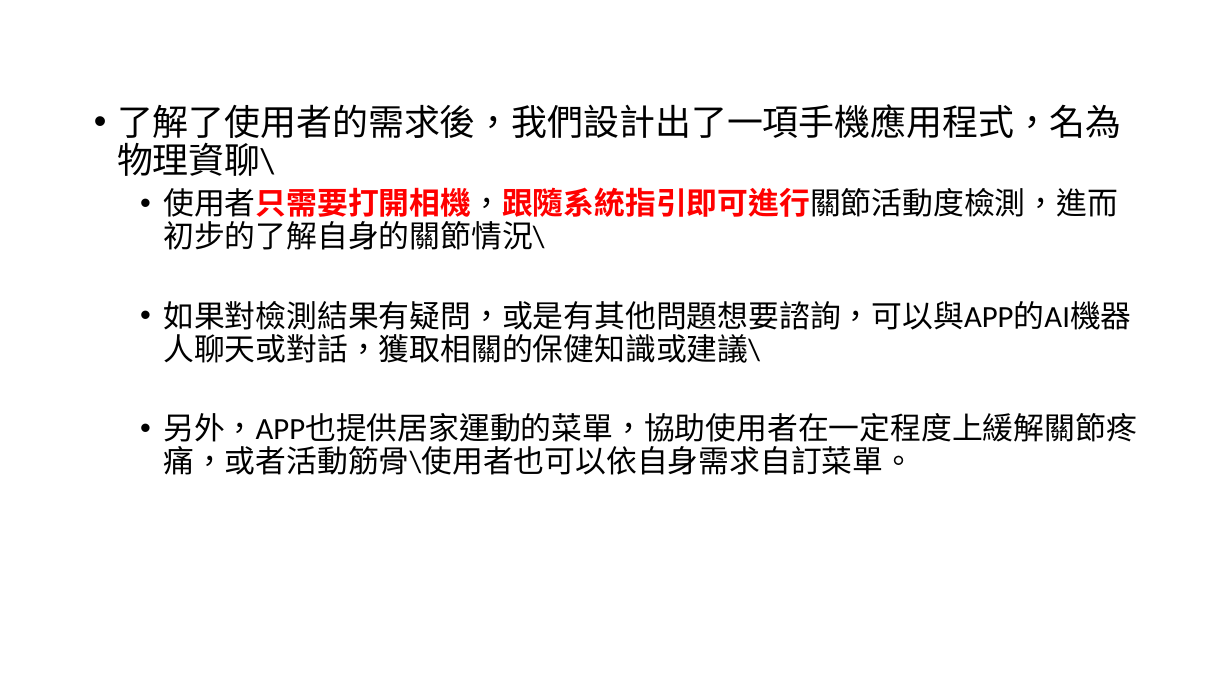
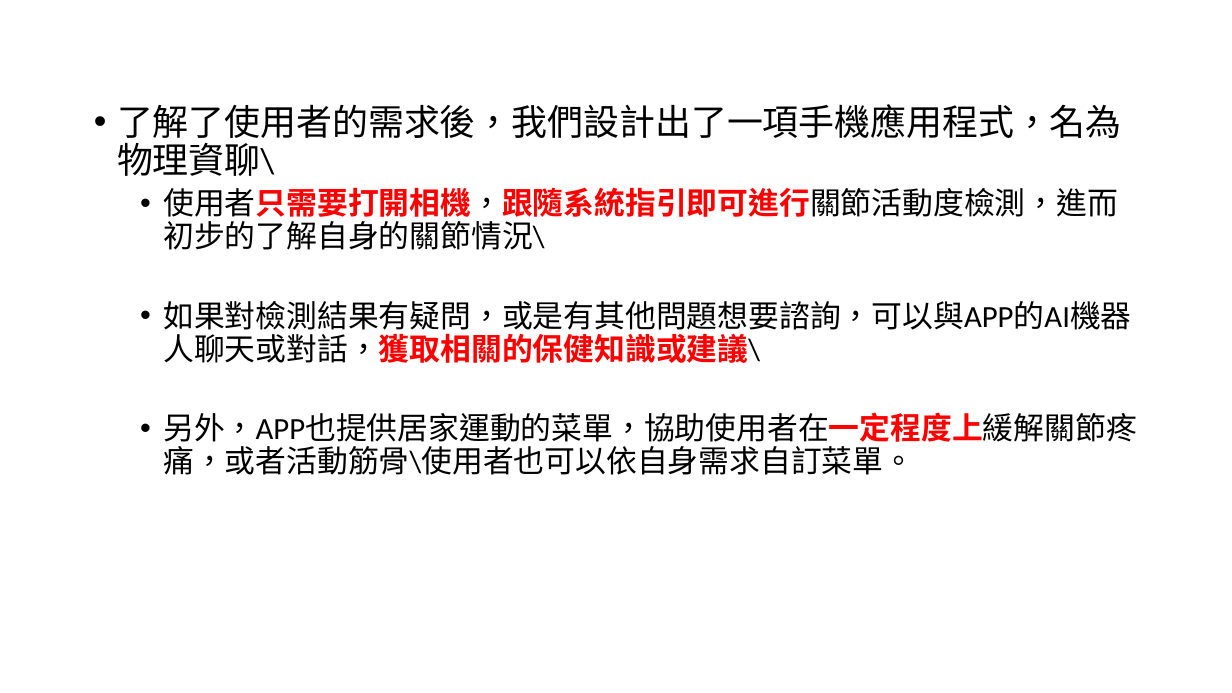
Before and after one commit to michaelchen1225/-, a slide deck: slide 10 of 整合/報告/要點.pptx. Drawn at 1232x693 pixels with LibreOffice and Linux fonts; fonts in the diff are those of the drawing. Boxes give left, top, right and bottom in pixels: in the first picture for what was removed or moved away, otherwise in the second. Text is boxed around its words. In the diff, an @@ line names an element or a change of style, - is before the commit and + after.

```diff
--- a/整合/報告/要點.pptx
+++ b/整合/報告/要點.pptx
@@ text at (163, 301, 1137, 475): text colour #000000 to #FF0000, bold on in "如果對檢測結果有疑問，或是有其他問題想要諮詢，可以與APP的AI機器人聊天或對話，獲取相關的保健知識或建議\", "另外，APP也提供居家運動的菜單，協助使用者在一定程度上緩解關節疼痛，或者活動筋骨\使用者也可以依自身需求自訂菜單。" @@
```
Also in this commit, not shown: 3 other slides changed, 3 slides added, 2 other files.
